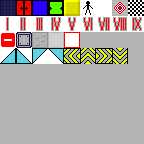
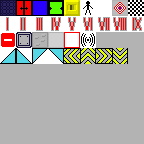
The second 144×144 image is a revision of the first. Changes to its layers:
painted on "Hintergrund" over [67, 4, 96, 48]
